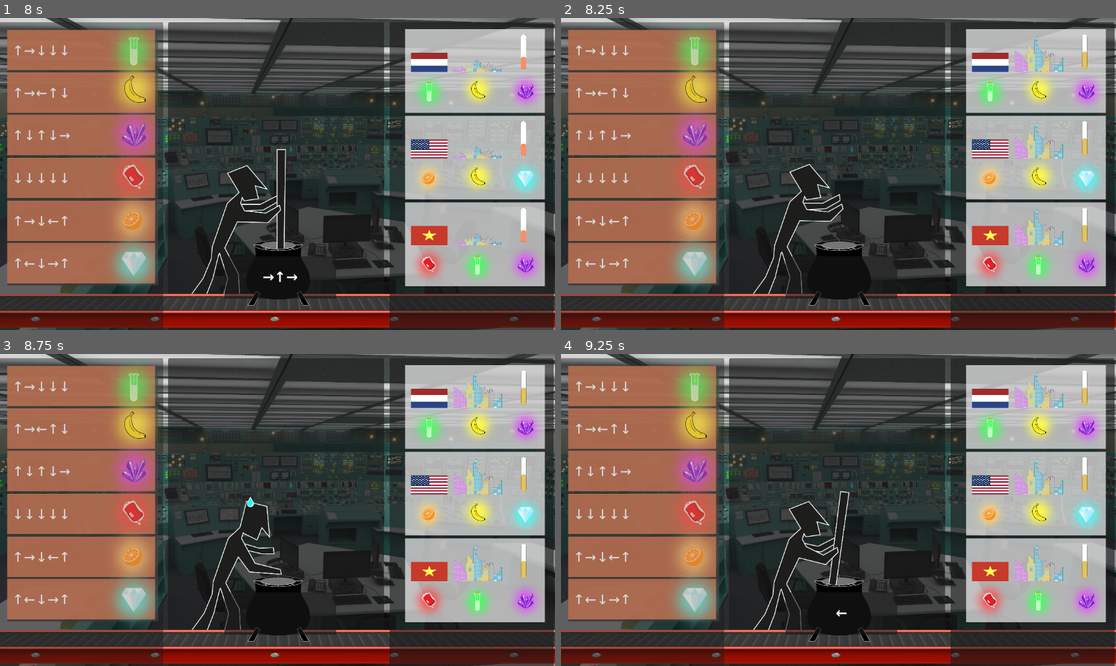
Above: before the commit, frames 1-4 (two rows, left to right).
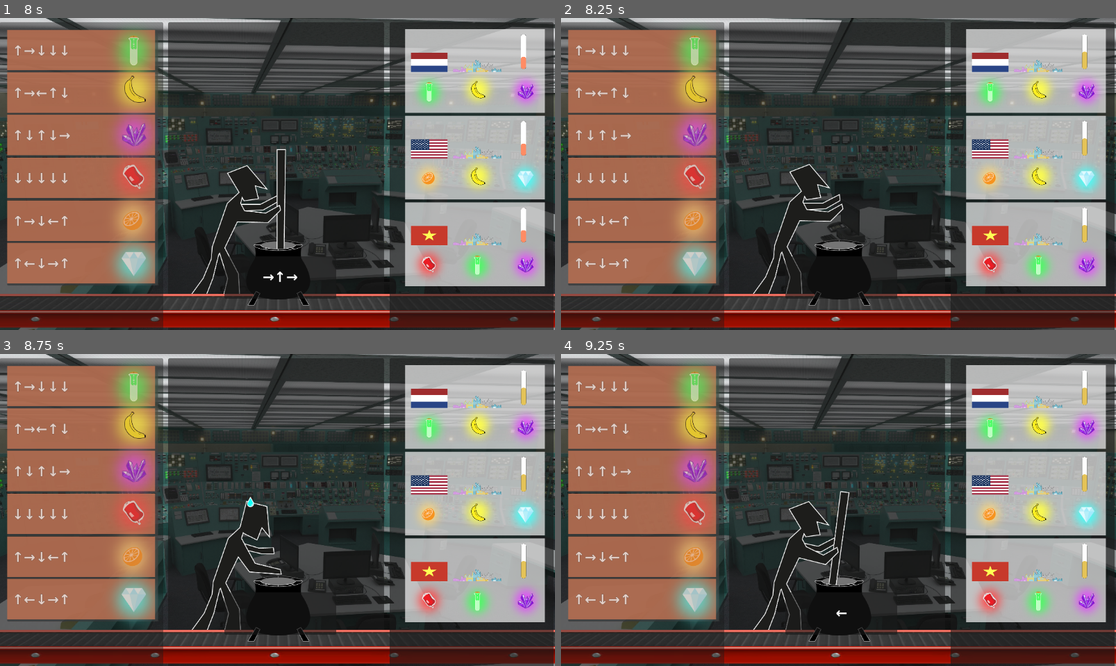
Above: after the commit, the same moments.

Repository: MelissaEPFL/OrbitalGameJam2025
Game: Godot game, scene res://main.tscn
The game is run twice, just before and just after one commit, with the same random seed, the same clock (stepped at 60 frames per second) and the same inputs.
Inputs:
- Up to frame 1 (8 s): tap Enter at 0.5, 0.6 s; hold D 0.53-1.28 s; hold S 1.28-2.03 s; tap 1 at 1.35 s; hold D 2.03-2.78 s; tap 2 at 2.1 s; hold W 2.78-3.53 s; tap 3 at 2.85 s; hold A 3.53-5.03 s; tap 4 at 3.6 s; tap 5 at 4.35 s; hold S 5.03-5.78 s; tap 6 at 5.1 s; hold D 5.78-6.53 s; tap 7 at 5.85 s; hold W 6.53-7.28 s; tap 8 at 6.6 s; hold D from 7.28 s (still down); tap 9 at 7.35 s
- Up to frame 2 (8.25 s): release D at 8.03 s; hold S from 8.03 s (still down); tap Enter at 8.1 s
- Up to frame 3 (8.75 s): keep holding S
- Up to frame 4 (9.25 s): tap Space at 8.75 s; release S at 8.78 s; hold A from 8.78 s (still down); tap 1 at 8.85 s

Frame 1 is identical in both runs. In frame 2, 1.1% of the frame differs, in the area x 81-91%, y 5-73%; in frame 3, 1.1%; in frame 4, 1.1%.

Commit message:
on sen fout

Diff:
--- a/Game/condition_mort.gd
+++ b/Game/condition_mort.gd
@@ -7,10 +7,24 @@
 @onready var country2 = get_node("country2_with_offset")
 @onready var country3 = get_node("country3_with_offset")
 
+var health_step_increase_per_minute = 20
+var health_step_start = 20
+
+func _ready():
+	#initial health step
+	country1.health_step = health_step_start
+	country2.health_step = health_step_start
+	country3.health_step = health_step_start
 
 func _process(delta):
 
 	if (country1.country_health == 1000) or (country2.country_health == 1000) or (country3.country_health == 1000):
-		oneCityBuilt.emit()
-	if (country1.country_health == 1000) and (country2.country_health == 1000) and (country3.country_health == 1000):
 		youLose.emit()
+	#if (country1.country_health == 1000) and (country2.country_health == 1000) and (country3.country_health == 1000):
+	#	youLose.emit()
+
+func _progressive_difficulty():
+
+	country1.health_step += health_step_increase_per_minute
+	country2.health_step += health_step_increase_per_minute
+	country3.health_step += health_step_increase_per_minute
--- a/Game/country.gd
+++ b/Game/country.gd
@@ -8,7 +8,7 @@
 
 # country has to build up
 const initial_health: int = 0
-const health_step: int = 100
+var health_step: int = 50
 # TODO tie some game over logic
 const maximum_country_health: int = 1000
 
--- a/Game/main.tscn
+++ b/Game/main.tscn
@@ -310,6 +310,10 @@
 
 [node name="country3_with_offset" parent="Menu droite" instance=ExtResource("3_5vw27")]
 position = Vector2(32, 321)
+
+[node name="Timer" type="Timer" parent="Menu droite"]
+wait_time = 30.0
+autostart = true
 
 [node name="Menu central" type="Panel" parent="."]
 z_index = -1
@@ -361,5 +365,6 @@
 [connection signal="successfulMissileLaunch" from="GameManager" to="Menu central/Chaudron" method="_on_recipe_change"]
 [connection signal="successfulMissileLaunch" from="GameManager" to="Menu central/Martin" method="_on_success"]
 [connection signal="youLose" from="Menu droite" to="GameManager" method="change_to_deat_screen"]
+[connection signal="timeout" from="Menu droite/Timer" to="Menu droite" method="_progressive_difficulty"]
 [connection signal="chaudron_arrived" from="Menu central/Chaudron" to="Menu central/ConveyorBelt" method="_conveyor_on_off"]
 [connection signal="chaudron_moving" from="Menu central/Chaudron" to="Menu central/ConveyorBelt" method="_conveyor_on_off"]
